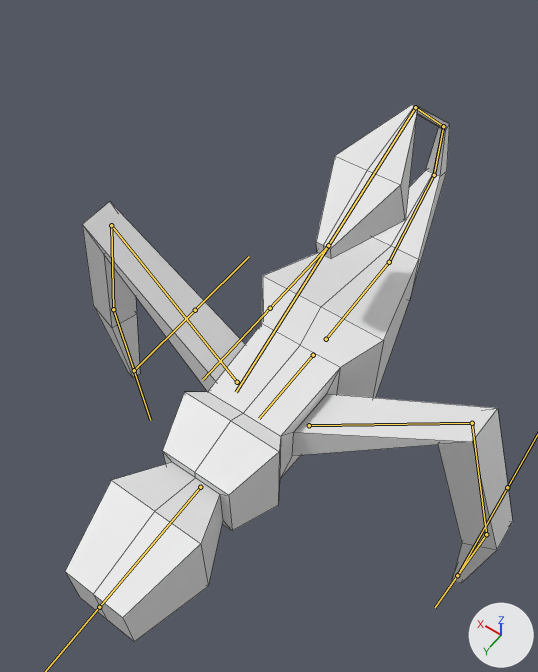
An edit to the FBX model gmtk2024/assets/blender/Spider.fbx, drawn before and after from the same camera.
Before and after are seen from a camera (50 mm lens) standing at (-6.45, 9.19, 21.78) and looking at (0.85, -1.03, 5.72). Every picture has the same lights, and +X, +Y and +Z are marked at lower right. The bones that bend it are drawn over the model as lines. Mesh edges are drawn as thin lines.
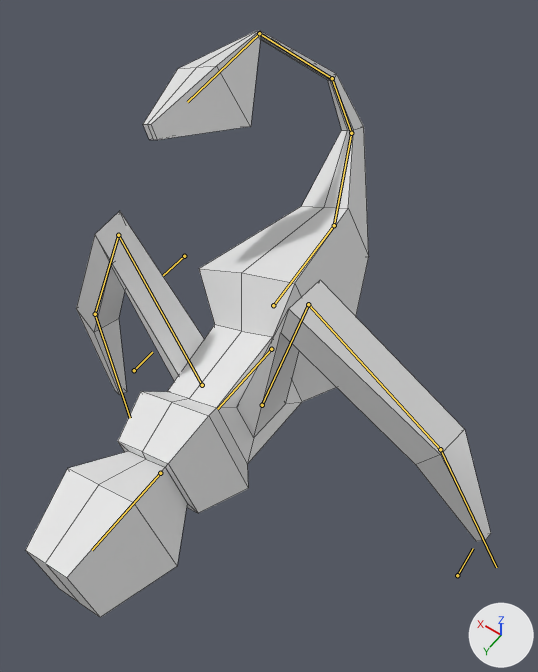
The newer file adds an action. The first version stands in its rest pose; the second is drawn at frame 11 of the action 'Armature|WALK'.

Boxes (x1, y1, x2, y2) around the edits, measured in the pictures (538 x 672 px):
'Cube.003', posed (9% taller)
    before: (65, 105, 513, 642)
    after: (26, 30, 491, 617)
bone 'Root', root to tip
    before: (313, 355) to (259, 418)
    after: (271, 349) to (217, 409)
bone 'Leg.000.L', root to tip
    before: (237, 382) to (111, 225)
    after: (202, 385) to (118, 235)
bone 'Leg.001.L', root to tip
    before: (111, 225) to (113, 309)
    after: (118, 235) to (95, 314)
bone 'Leg.002.L', root to tip
    before: (113, 309) to (134, 370)
    after: (95, 314) to (130, 418)
bone 'Leg.000.R', root to tip
    before: (309, 425) to (472, 423)
    after: (262, 405) to (308, 304)
bone 'Leg.001.R', root to tip
    before: (472, 423) to (486, 534)
    after: (308, 304) to (440, 449)
bone 'Tail.000', root to tip
    before: (326, 339) to (389, 262)
    after: (273, 305) to (334, 225)
bone 'Tail.001', root to tip
    before: (389, 262) to (434, 175)
    after: (334, 225) to (351, 133)
bone 'Bone.002', root to tip
    before: (434, 175) to (443, 126)
    after: (351, 133) to (332, 78)
bone 'Tail.003', root to tip
    before: (443, 126) to (415, 107)
    after: (332, 78) to (259, 33)
bone 'Tail.004', root to tip
    before: (415, 107) to (328, 245)
    after: (259, 33) to (187, 102)

The change in detail:
Bone 'Root' (bone_root) moves from (0.0, 0.0, 0.0) to (1.48, 0.01, -0.87).
Bone 'Root' (bone_root) turns from (0, 0, 0) to (0, 23, 0) degrees about its own x, y and z.
Bone 'Leg.000.L' (bone_leg_000_l) turns from (0, 0, 0) to (0, 3, 43) degrees about its own x, y and z.
Bone 'Leg.001.L' (bone_leg_001_l) turns from (0, 0, 0) to (-3, 0, -13) degrees about its own x, y and z.
Bone 'Leg.002.L' (bone_leg_002_l) turns from (0, 0, 0) to (-3, 0, -16) degrees about its own x, y and z.
Bone 'Leg.000.R' (bone_leg_000_r) turns from (0, 0, 0) to (-1, 0, -9) degrees about its own x, y and z.
Bone 'Leg.001.R' (bone_leg_001_r) turns from (0, 0, 0) to (0, 0, -2) degrees about its own x, y and z.
Bone 'Tail.000' (bone_tail_000) moves from (0.0, 0.0, 0.0) to (-0.04, 0.05, -1.15).
Bone 'Tail.000' (bone_tail_000) turns from (0, 0, 0) to (-4, -2, 0) degrees about its own x, y and z.
Bone 'Tail.001' (bone_tail_001) turns from (0, 0, 0) to (1, -2, 0) degrees about its own x, y and z.
Bone 'Bone.002' (bone_bone_002) turns from (0, 0, 0) to (6, -3, -1) degrees about its own x, y and z.
Bone 'Tail.003' (bone_tail_003) turns from (0, 0, 0) to (7, -2, -2) degrees about its own x, y and z.
Bone 'Tail.004' (bone_tail_004) turns from (0, 0, 0) to (7, 0, -2) degrees about its own x, y and z.
